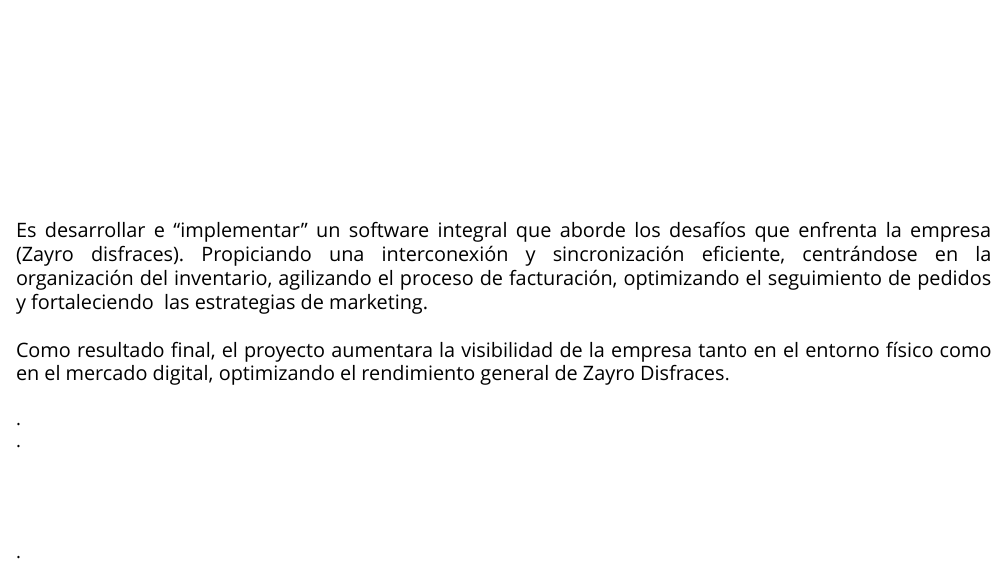
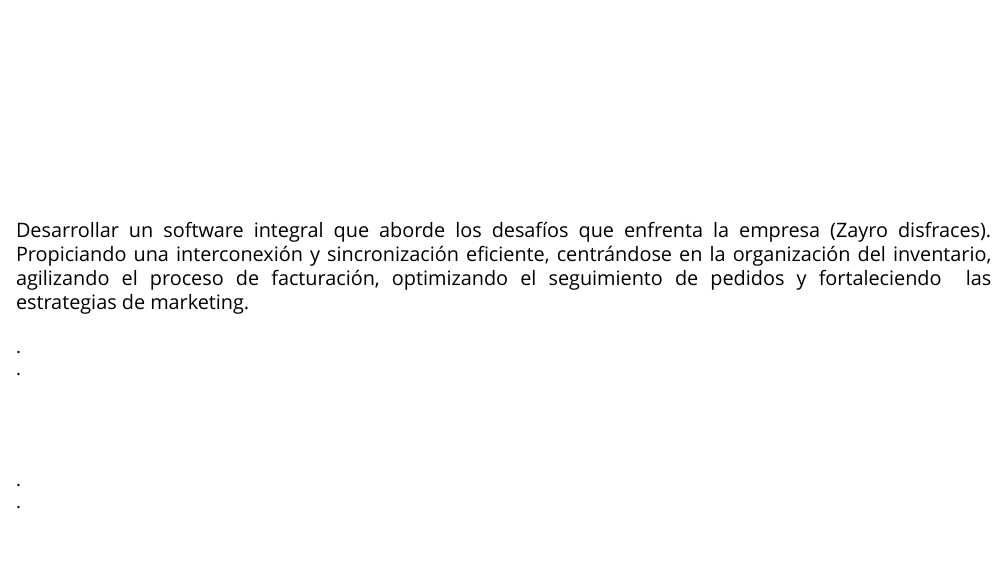
Before and after one commit to senacti/project-gaes2-zayro, a slide deck: slide 4 of 04-Trimestre 4/Base_Datos/FORMATO OBJETIVOS.pptx. Drawn at 1008x565 pixels with LibreOffice and Linux fonts; fonts in the diff are those of the drawing; background and template pictures are left out. Boxes give left, top, right and bottom in pixels: in the first picture for what was removed or moved away, otherwise in the second. Text is boxed around its words. In the diff, an @@ line names an element or a change of style, - is before the commit and + after.

Commit message:
Formato Objetivos

```diff
--- a/04-Trimestre 4/Base_Datos/FORMATO OBJETIVOS.pptx
+++ b/04-Trimestre 4/Base_Datos/FORMATO OBJETIVOS.pptx
@@ text at <box>16,221,992,314</box>: text changed @@
-Es desarrollar e “implementar” un software integral que aborde los desafíos que enfrenta la empresa (Zayro disfraces). Propiciando una interconexión y sincronización eficiente, centrándose en la organización del inventario, agilizando el proceso de facturación, optimizando el seguimiento de pedidos y fortaleciendo las estrategias de marketing.
-Como resultado final, el proyecto aumentara la visibilidad de la empresa tanto en el entorno físico como en el mercado digital, optimizando el rendimiento general de Zayro Disfraces.
+Desarrollar un software integral que aborde los desafíos que enfrenta la empresa (Zayro disfraces). Propiciando una interconexión y sincronización eficiente, centrándose en la organización del inventario, agilizando el proceso de facturación, optimizando el seguimiento de pedidos y fortaleciendo las estrategias de marketing.
```
Also in this commit, not shown: 2 other files.
